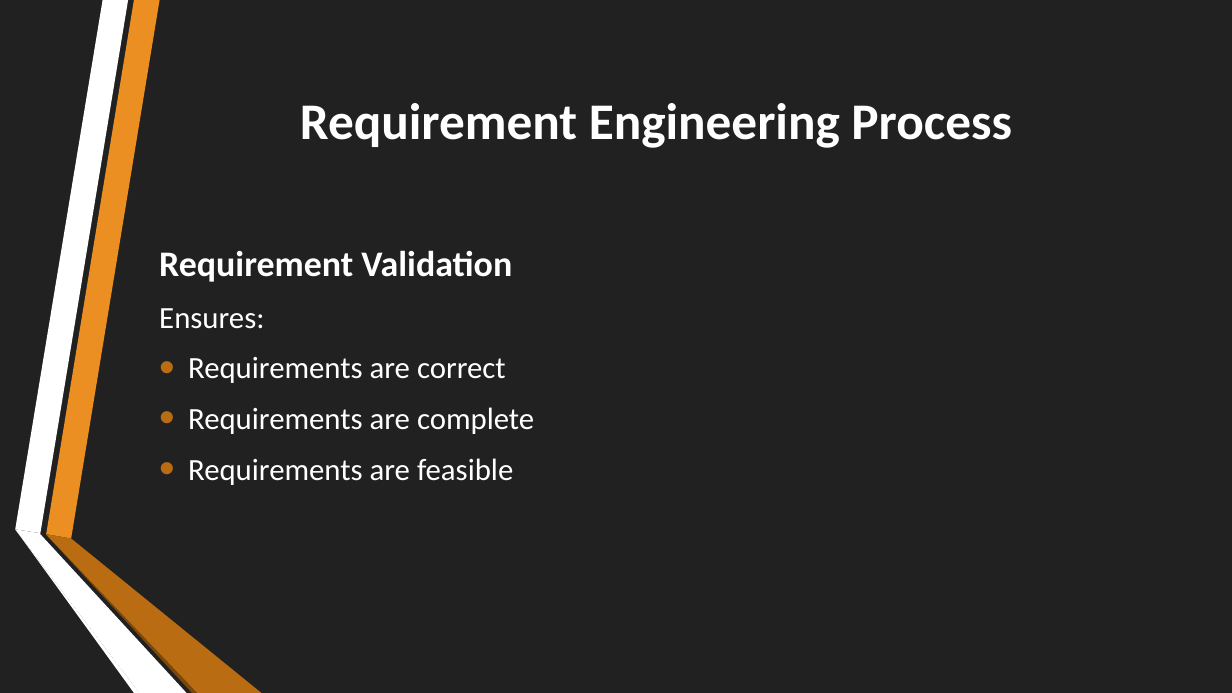
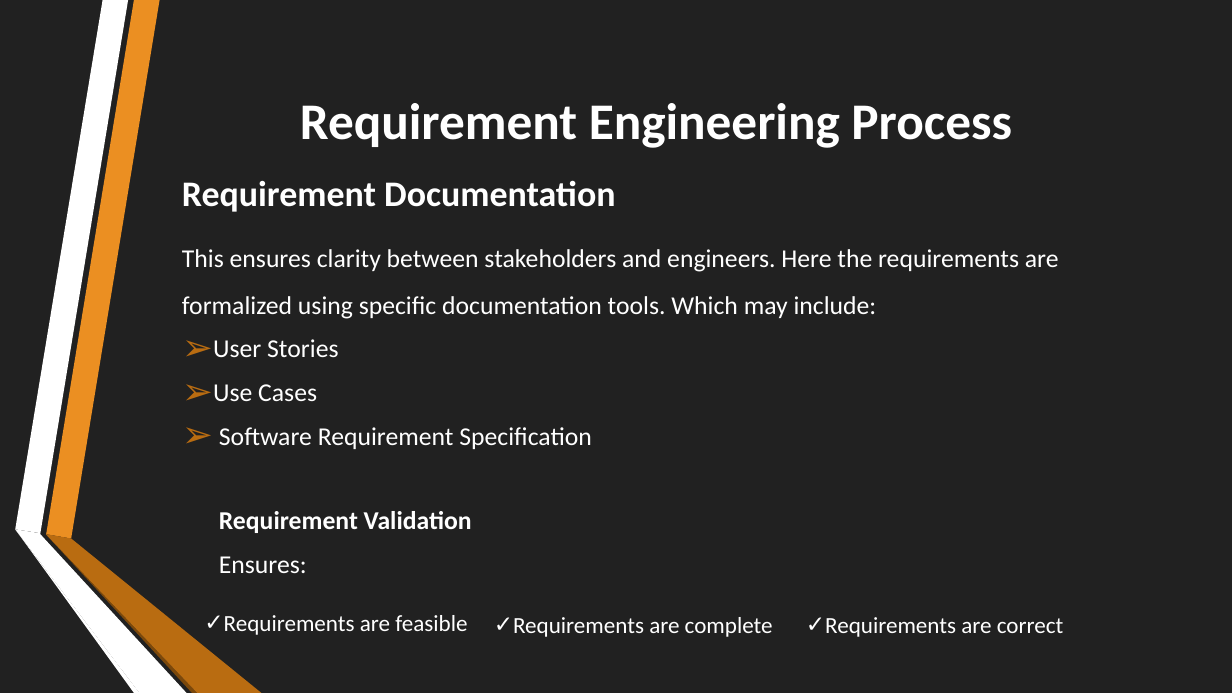
Before and after one commit to Neil1-hub/CEF-440-, a slide deck: slide 18 of Task 1/INTERNET AND MOBILE PROGRAMMING.pptx. Drawn at 1232x693 pixels with LibreOffice and Linux fonts; fonts in the diff are those of the drawing. Boxes give left, top, right and bottom in pixels: in the first picture for what was removed or moved away, otherwise in the second. Text is boxed around its words. In the diff, an @@ line names an element or a change of style, - is before the commit and + after.

```diff
--- a/Task 1/INTERNET AND MOBILE PROGRAMMING.pptx
+++ b/Task 1/INTERNET AND MOBILE PROGRAMMING.pptx
@@ text added at box(182, 180, 1059, 449), 20 pt, text #FFFFFF @@
+Requirement Documentation
+This ensures clarity between stakeholders and engineers. Here the requirements are formalized using specific documentation tools. Which may include:
+➢ User Stories
+➢ Use Cases
+➢ Software Requirement Specification
@@ text at box(188, 357, 534, 485): paragraphs removed @@
-• Requirements are correct
-• Requirements are complete
-• Requirements are feasible
@@ text "Requirement Validation": place and size @@
-text "Requirement Validation" at box(159, 250, 534, 485)
+text "Requirement Validation" at box(219, 511, 472, 573)
@@ text "Requirement Validation" at box(219, 511, 472, 573): size 28 to 20 pt in "Requirement Validation"; size 24 to 20 pt in "Ensures:"; less space between paragraphs @@
@@ text added at box(224, 615, 467, 635), 18 pt, text #FFFFFF @@
+✓ Requirements are feasible
@@ text added at box(513, 617, 773, 637), 18 pt, text #FFFFFF @@
+✓ Requirements are complete
@@ text added at box(825, 617, 1063, 637), 18 pt, text #FFFFFF @@
+✓ Requirements are correct
```
Also in this commit, not shown: 15 other slides changed, 2 slides added, 3 slides removed.
